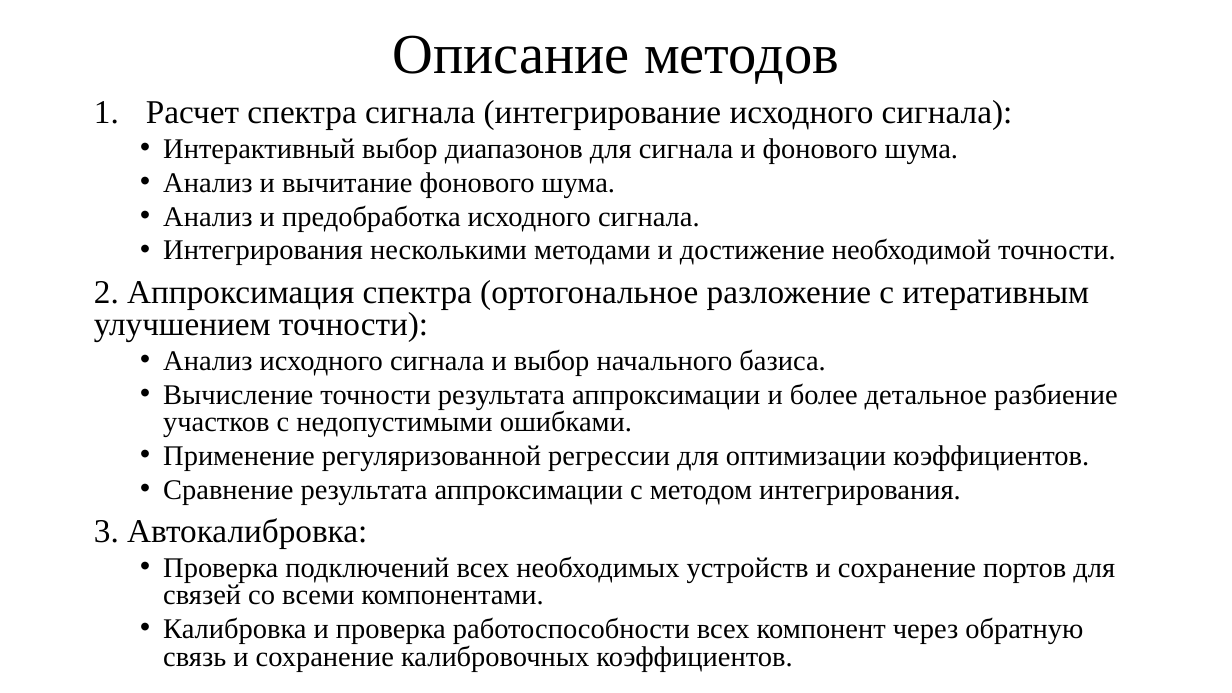
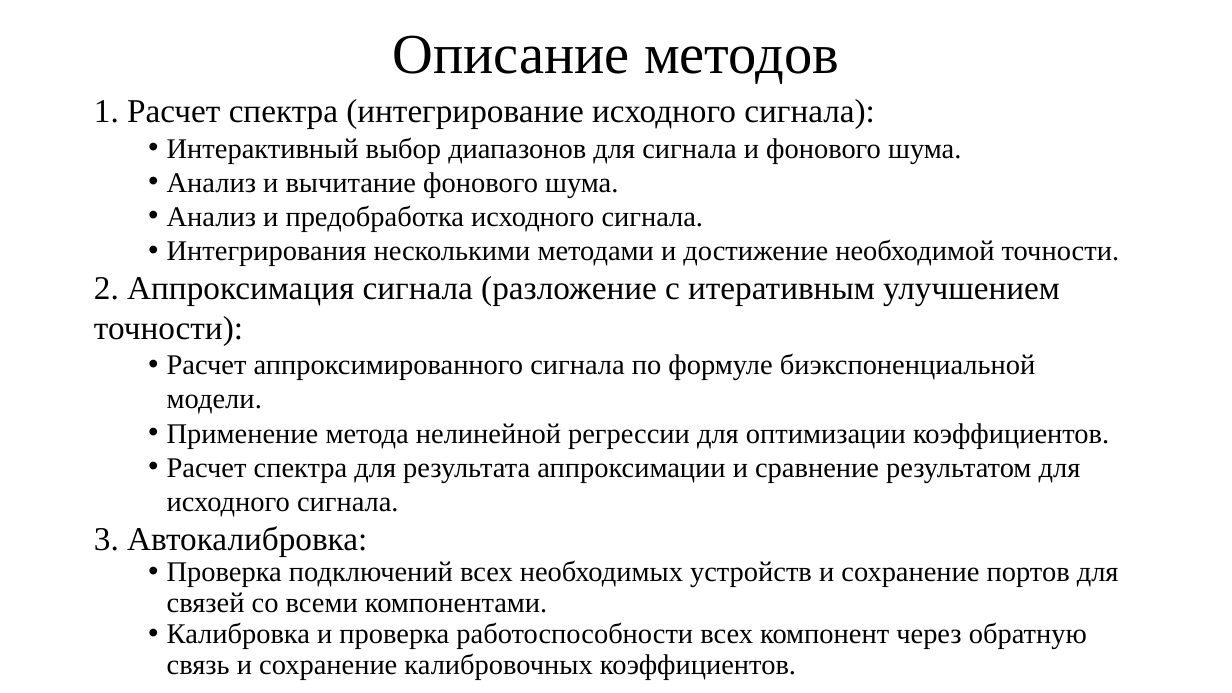
Before and after one commit to KeroDeep/Education, a slide deck: slide 7 of Novosibirsk_State_University/Дипломная работа/Зачет.pptx. Drawn at 1232x693 pixels with LibreOffice and Linux fonts; fonts in the diff are those of the drawing. Boxes give left, top, right and bottom in pixels: in the first picture for what was removed or moved away, otherwise in the second. Text is boxed around its words. In the diff, an @@ line names an element or a change of style, - is before the commit and + after.

```diff
--- a/Novosibirsk_State_University/Дипломная работа/Зачет.pptx
+++ b/Novosibirsk_State_University/Дипломная работа/Зачет.pptx
@@ text at (94, 99, 875, 129): text changed @@
-1. Расчет спектра сигнала (интегрирование исходного сигнала):
+1. Расчет спектра (интегрирование исходного сигнала):
@@ text at (94, 137, 1119, 680): indent changed; line spacing 0.8 to 1; less space between paragraphs; line spacing 0.8 to 0.9 @@
@@ text at (94, 276, 1109, 517): text changed @@
-2. Аппроксимация спектра (ортогональное разложение с итеративным улучшением точности):
-  • Анализ исходного сигнала и выбор начального базиса.
-  • Вычисление точности результата аппроксимации и более детальное разбиение участков с недопустимыми ошибками.
-  • Применение регуляризованной регрессии для оптимизации коэффициентов.
-  • Сравнение результата аппроксимации с методом интегрирования.
+2. Аппроксимация сигнала (разложение с итеративным улучшением точности):
+  • Расчет аппроксимированного сигнала по формуле биэкспоненциальной модели.
+  • Применение метода нелинейной регрессии для оптимизации коэффициентов.
+  • Расчет спектра для результата аппроксимации и сравнение результатом для исходного сигнала.
```
Also in this commit, not shown: 7 other slides changed, 1 slide added, 15 other files.
